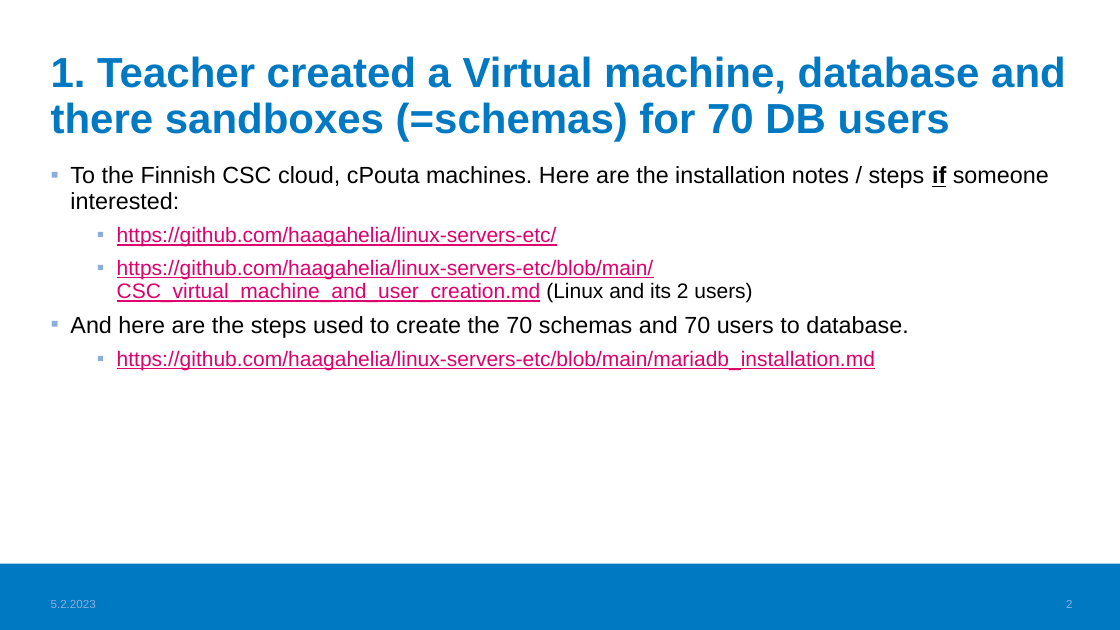
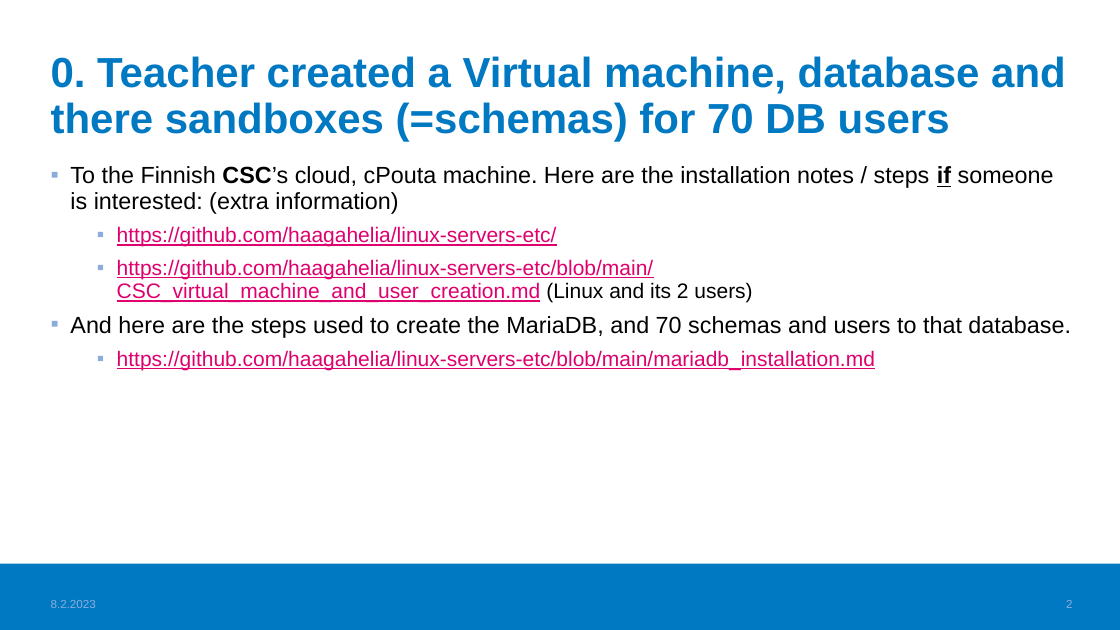
Before and after one commit to haagahelia/ohke-teknologiat, a slide deck: slide 2 of 05_es6_node/NodeJS_demo/01_database/CreatingDatabase_for_IdeaCaseBackend.pptx. Drawn at 1120x630 pixels with LibreOffice and Linux fonts; fonts in the diff are those of the drawing; background and template pictures are left out. Boxes give left, top, right and bottom in pixels: in the first picture for what was removed or moved away, otherwise in the second. Text is boxed around its words. In the diff, an @@ line names an element or a change of style, - is before the commit and + after.

Commit message:
Database creation material improved for readability

```diff
--- a/05_es6_node/NodeJS_demo/01_database/CreatingDatabase_for_IdeaCaseBackend.pptx
+++ b/05_es6_node/NodeJS_demo/01_database/CreatingDatabase_for_IdeaCaseBackend.pptx
@@ title at box(51, 56, 1066, 141): text changed @@
-1. Teacher created a Virtual machine, database and there sandboxes (=schemas) for 70 DB users
+0. Teacher created a Virtual machine, database and there sandboxes (=schemas) for 70 DB users
@@ text at box(70, 166, 1054, 214): text changed @@
-▪ To the Finnish CSC cloud, cPouta machines. Here are the installation notes / steps if someone interested:
+▪ To the Finnish CSC’s cloud, cPouta machine. Here are the installation notes / steps if someone is interested: (extra information)
@@ text at box(70, 316, 1071, 338): text changed @@
-▪ And here are the steps used to create the 70 schemas and 70 users to database.
+▪ And here are the steps used to create the MariaDB, and 70 schemas and users to that database.
```
Also in this commit, not shown: 20 other slides changed, 1 slide added, 1 other file.
